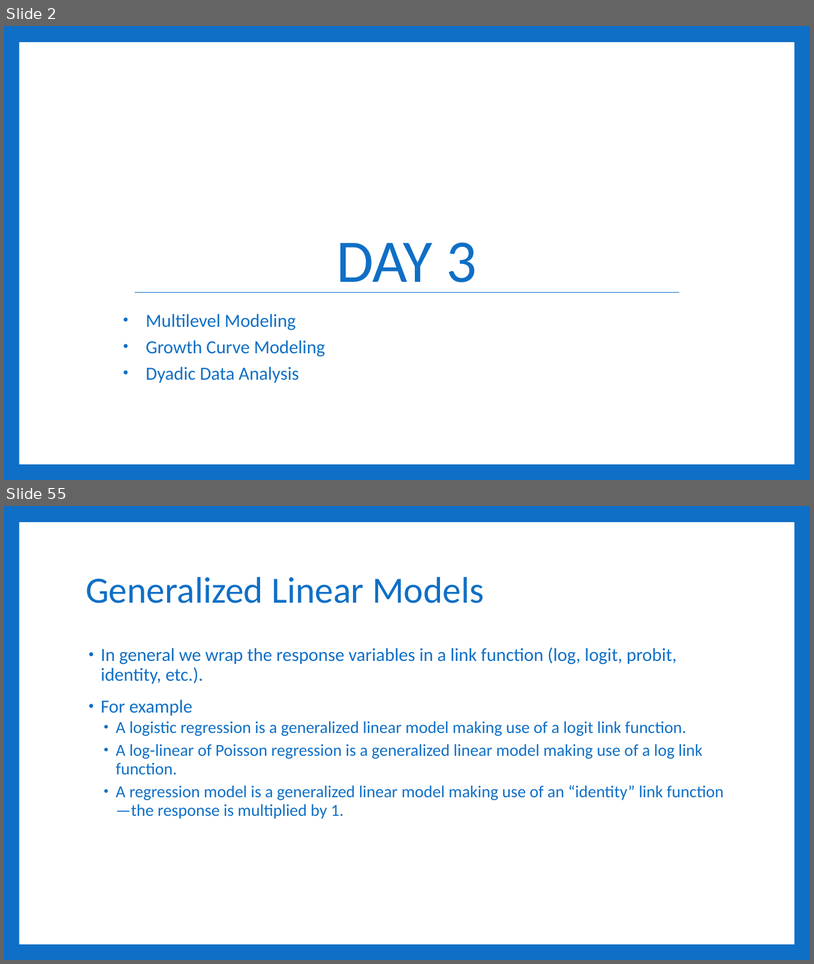
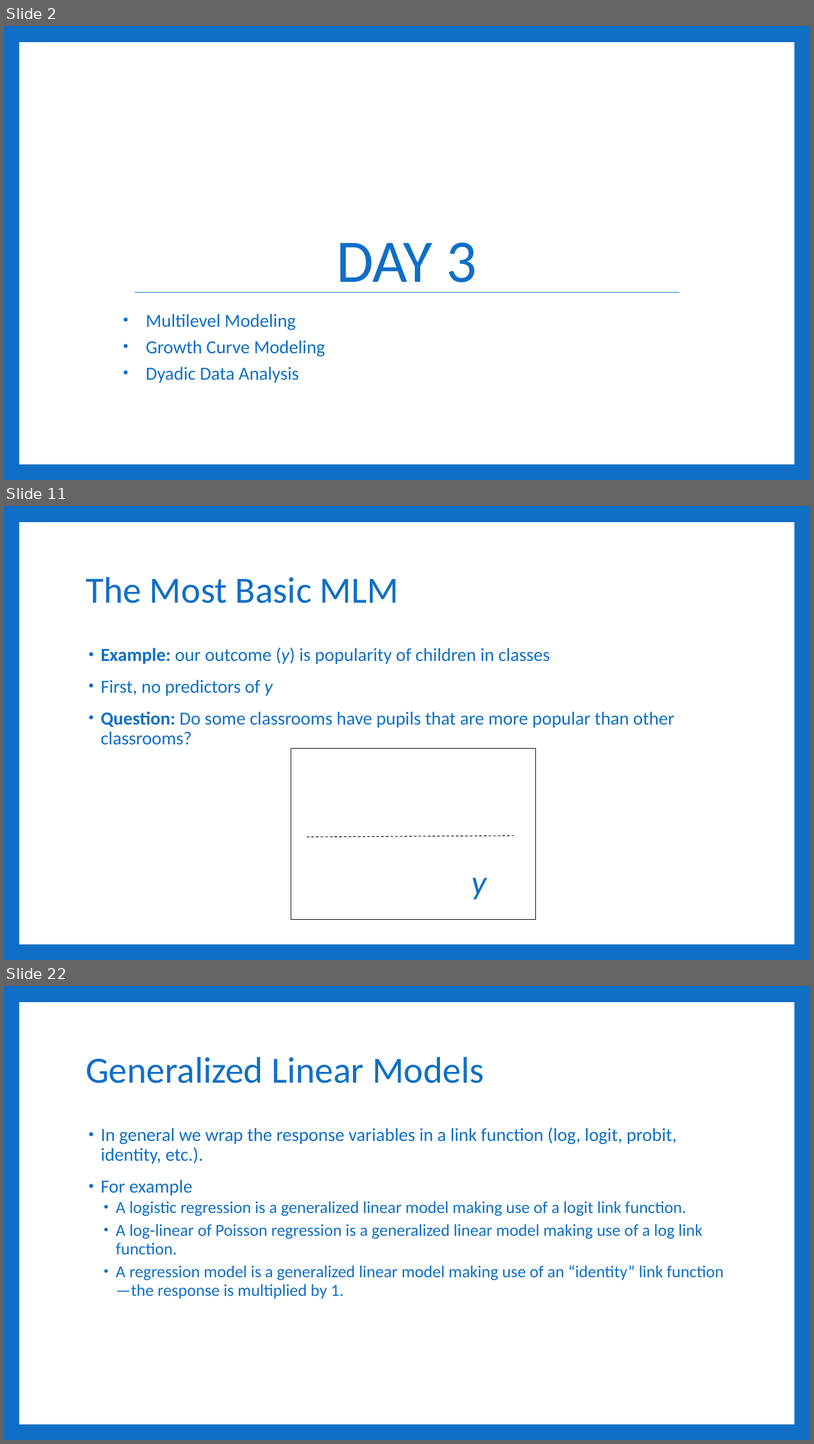
Before and after one commit to RandiLGarcia/smith-r-workshop, a slide deck: docs/Day 3 Slides.pptx. Shown one above the other, each under a label of ours: slides 2 and 55 before the commit, slides 2, 11 and 22 after it; the slides between them are not shown. The pictures are 814x964 and 814x1444 pixels, drawn with LibreOffice and Linux fonts; fonts in the diff are those of the drawing. Boxes give left, top, right and bottom in pixels: in the first picture for what was removed or moved away, otherwise in the second. Text is boxed around its words. In the diff, an @@ line names an element or a change of style, - is before the commit and + after.

```diff
--- a/docs/Day 3 Slides.pptx
+++ b/docs/Day 3 Slides.pptx
@@ slide 11 added at <box>4,506,810,960</box>, background #0F6FC6; not listed: 1 template element that a slide beside it also shows @@
@@ title added at <box>86,577,399,603</box>, 44 pt, text #0F6FC6 @@
+The Most Basic MLM
@@ text added at <box>101,647,675,745</box>, 22 pt, text #0F6FC6 @@
+• Example: our outcome (y) is popularity of children in classes
+• First, no predictors of y
+• Question: Do some classrooms have pupils that are more popular than other classrooms?
@@ rectangle added at <box>291,748,536,919</box>, outline #000000 0.5 pt @@
@@ line added from (307, 837) to (514, 835), #000000 0.79 pt dashed @@
@@ text added at <box>471,877,486,899</box>, 40 pt, text #0F6FC6, italic @@
+y
@@ what was slide 55 is now slide 22 @@
```
Also in this commit, not shown: 2 slides changed, 22 other slides added, 60 slides removed, 33 other files.
